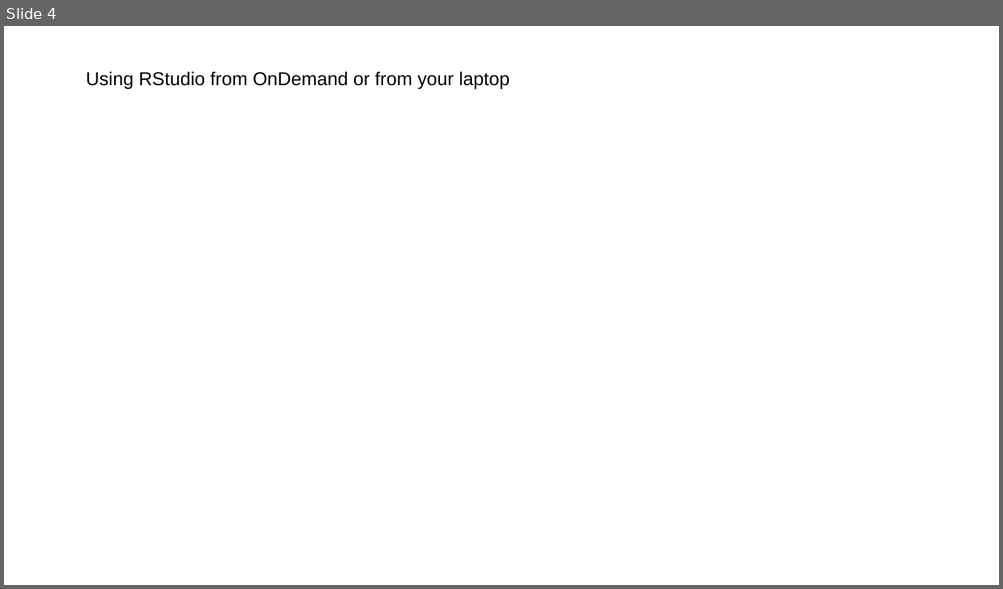
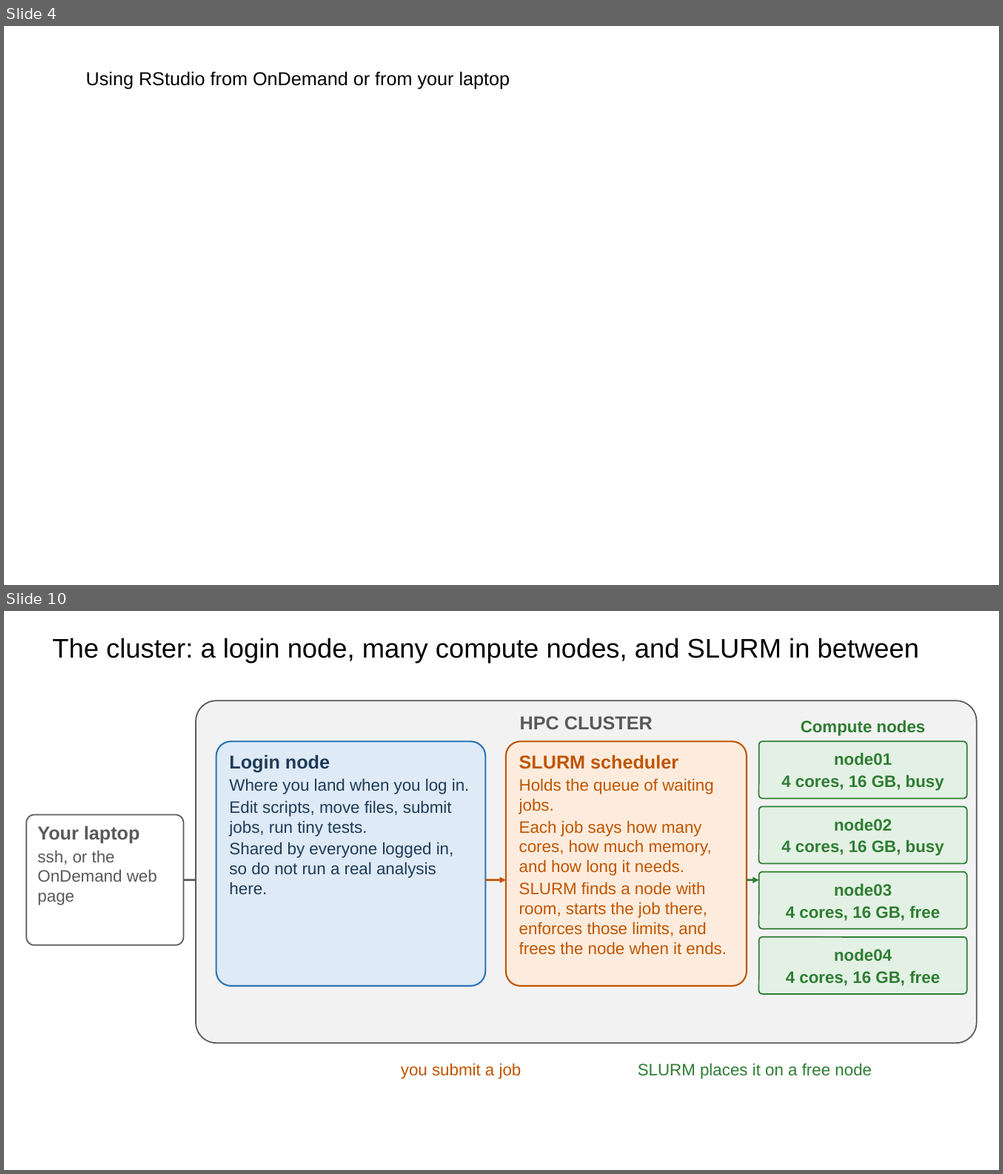
Before and after one commit to steverozen/workshops2026aug, a slide deck: slides/monday_morning/Steve_Rozen_bioinformatics-on-ramp_2026_08_03.pptx. Shown one above the other, each under a label of ours: slide 4 before the commit, slides 4 and 10 after it; the slides between them are not shown. The pictures are 1003x589 and 1003x1174 pixels, drawn with LibreOffice and Linux fonts; fonts in the diff are those of the drawing; background and template pictures are left out. Boxes give left, top, right and bottom in pixels: in the first picture for what was removed or moved away, otherwise in the second. Text is boxed around its words. In the diff, an @@ line names an element or a change of style, - is before the commit and + after.

```diff
--- a/slides/monday_morning/Steve_Rozen_bioinformatics-on-ramp_2026_08_03.pptx
+++ b/slides/monday_morning/Steve_Rozen_bioinformatics-on-ramp_2026_08_03.pptx
@@ slide 10 added at (4,611,999,1170), background #FFFFFF @@
@@ text added at (52,638,919,664), 26 pt, text #000000 @@
+The cluster: a login node, many compute nodes, and SLURM in between
@@ rounded rectangle added at (196,701,976,1043), fill #F2F2F2, outline #595959 1.25 pt, 18 pt, text #595959, bold @@
+HPC CLUSTER
@@ text added at (800,720,925,736), 16 pt, text #2E7D32, bold @@
+Compute nodes
@@ rounded rectangle added at (216,741,485,986), fill #DEEAF6, outline #2E74B5 1.5 pt, 16 pt, text #1F3B57 @@
+Login node
+Where you land when you log in.
+Edit scripts, move files, submit jobs, run tiny tests.
+Shared by everyone logged in, so do not run a real analysis here.
@@ rounded rectangle added at (506,741,747,986), fill #FDECDD, outline #C05500 1.5 pt, 16 pt, text #C05500 @@
+SLURM scheduler
+Holds the queue of waiting jobs.
+Each job says how many cores, how much memory, and how long it needs.
+SLURM finds a node with room, starts the job there, enforces those limits, and frees the node when it ends.
@@ rounded rectangle added at (759,741,967,798), fill #E3F1E4, outline #2E7D32 1.25 pt, 16 pt, text #2E7D32, bold @@
+node01
+4 cores, 16 GB, busy
@@ rounded rectangle added at (759,806,967,863), fill #E3F1E4, outline #2E7D32 1.25 pt, 16 pt, text #2E7D32, bold @@
+node02
+4 cores, 16 GB, busy
@@ rounded rectangle added at (26,815,184,945), fill #FFFFFF, outline #595959 1.25 pt, 16 pt, text #595959 @@
+Your laptop
+ssh, or the OnDemand web page
@@ rounded rectangle added at (759,872,967,929), fill #E3F1E4, outline #2E7D32 1.25 pt, 16 pt, text #2E7D32, bold @@
+node03
+4 cores, 16 GB, free
@@ arrow added from (184, 880) to (216, 880), #595959 2 pt @@
@@ arrow added from (485, 880) to (506, 880), #C05500 2 pt @@
@@ arrow added from (746, 880) to (759, 880), #2E7D32 2 pt @@
@@ rounded rectangle added at (759,937,967,994), fill #E3F1E4, outline #2E7D32 1.25 pt, 16 pt, text #2E7D32, bold @@
+node04
+4 cores, 16 GB, free
@@ text added at (401,1063,521,1079), 16 pt, text #C05500 @@
+you submit a job
@@ text added at (637,1063,871,1079), 16 pt, text #2E7D32 @@
+SLURM places it on a free node
```
Also in this commit, not shown: 5 slides changed, 19 other slides added, 3 slides removed, 1 other file.
